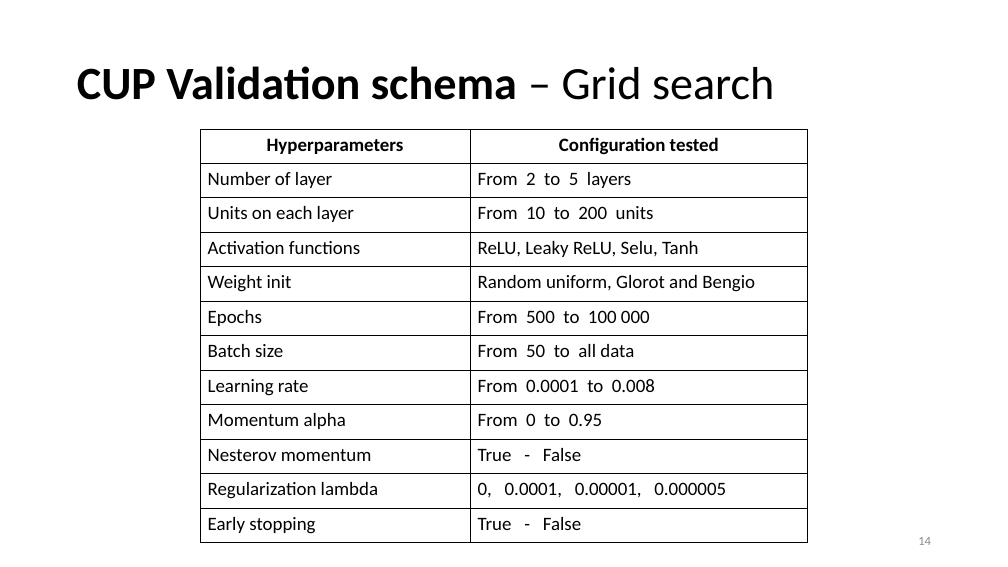
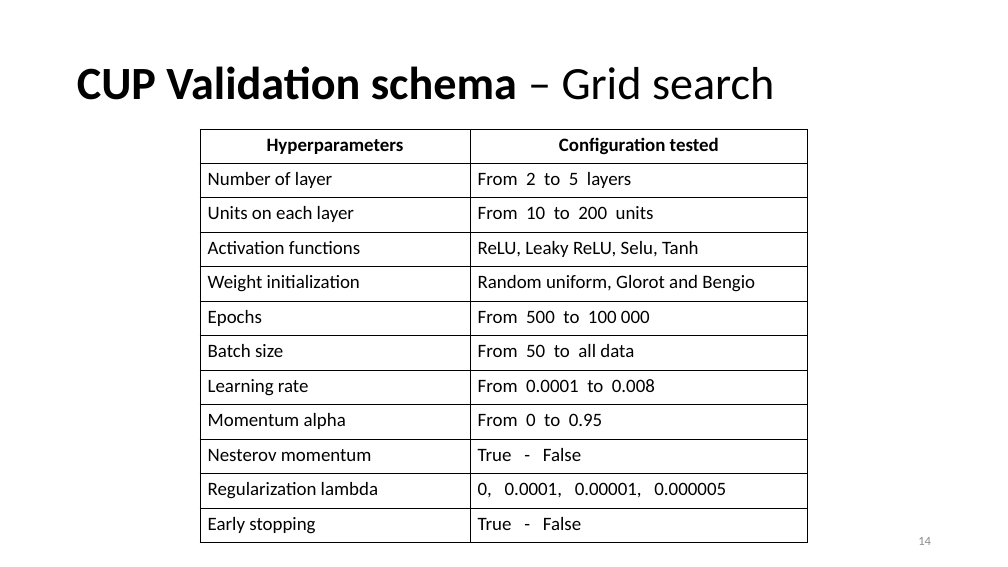
Before and after one commit to tommasoDR/NN-Implementation, a slide deck: slide 14 of Report.pptx. Drawn at 1008x567 pixels with LibreOffice and Linux fonts; fonts in the diff are those of the drawing. Boxes give left, top, right and bottom in pixels: in the first picture for what was removed or moved away, otherwise in the second. Text is boxed around its words. In the diff, an @@ line names an element or a change of style, - is before the commit and + after.

```diff
--- a/Report.pptx
+++ b/Report.pptx
@@ table at (200,129,808,543) @@
-row 5, column 1: Weight init
+row 5, column 1: Weight initialization
```
Also in this commit, not shown: 3 other slides changed, 2 slides added, 19 other files.
